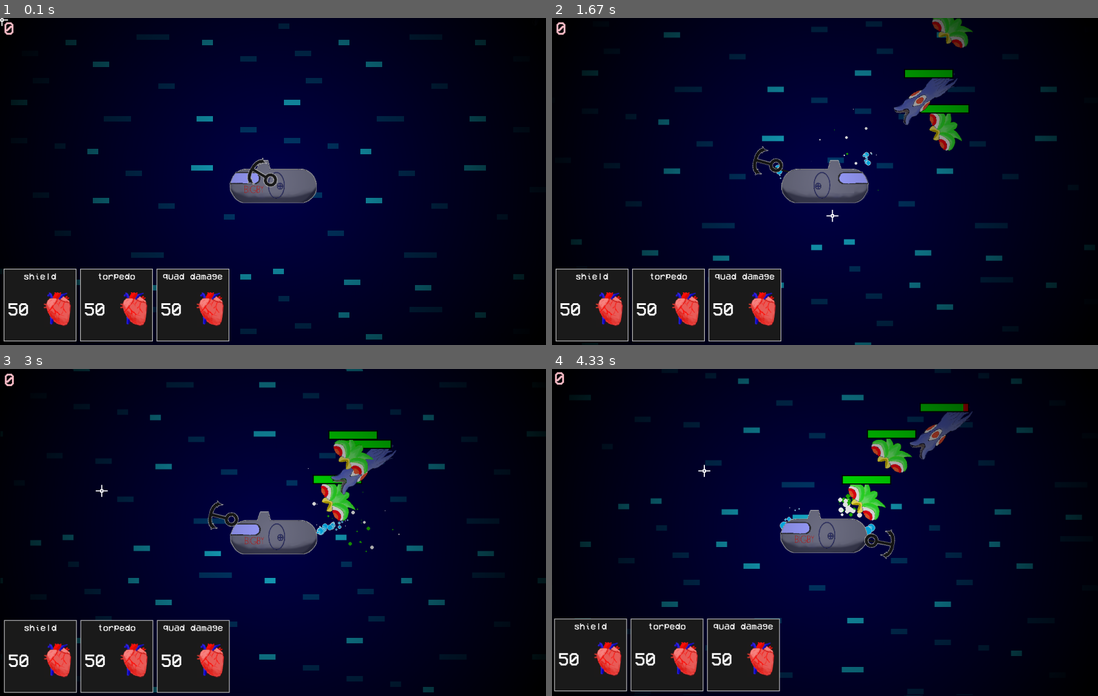
Above: before the commit, frames 1-4 (two rows, left to right).
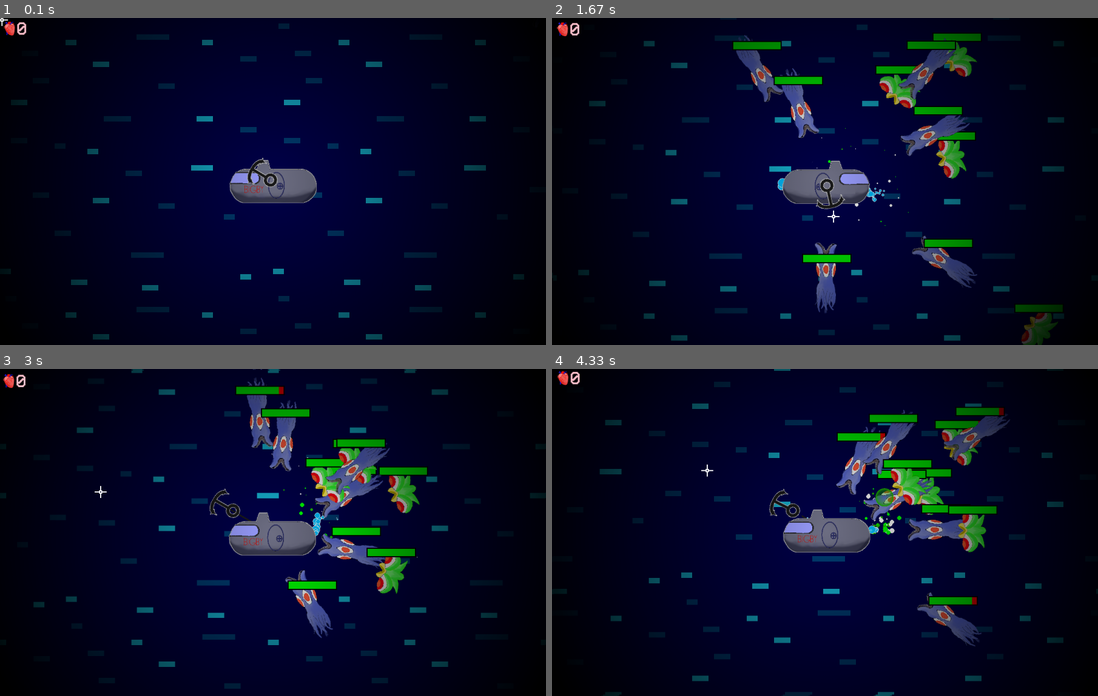
Above: after the commit, the same moments.

Repository: CurryMan1/Pygame-Halloween-GameJam-2023
Game: pygame game, started from main.py
The game is run twice, just before and just after one commit, with the same random seed, the same clock (stepped at 60 frames per second) and the same inputs.
Inputs (mouse positions are in pixels of both pictures, inside the frame that each line leads up to):
- Up to frame 1 (0.1 s): no input
- Up to frame 2 (1.67 s): press the mouse at (693, 184) at 0.37 s; move the mouse to (786, 217) at 0.47 s; release the mouse at (879, 253) at 0.6 s; hold Tab 0.67-1.13 s; click (655, 132) at 0.75 s; press the mouse at (693, 184) at 1.2 s; move the mouse to (748, 224) at 1.3 s; release the mouse at (797, 266) at 1.43 s; tap Space at 1.57 s; click (830, 217) at 1.58 s
- Up to frame 3 (3 s): tap Space at 1.87, 2.07, 2.4, 2.7, 2.9 s; click (196, 463) at 2.08 s; click (65, 460) at 2.42 s; click (103, 489) at 2.92 s
- Up to frame 4 (4.33 s): tap Space at 3.2, 3.47, 3.8, 4.1, 4.23 s; click (846, 519) at 3.48 s; click (1021, 607) at 3.82 s; click (704, 470) at 4.25 s

The runs differ from the first frame. In frame 1, 9.0% of the frame differs, in the area x 0-42%, y 1-99%; in frame 2, 21%; in frame 3, 20%; in frame 4, 22%, in the area x 0-97%, y 0-100%.

Commit message:
TORPEDO DONE!!!!!!

Diff:
--- a/entities.py
+++ b/entities.py
@@ -14,16 +14,19 @@
         self.hp = max_hp
 
     def draw(self, surf, center):
-        border = pygame.surface.Surface((self.WIDTH + self.BORDER * 2, self.HEIGHT + self.BORDER * 2))
-        border.fill(BLACK)
-        redbar = pygame.surface.Surface((self.WIDTH, self.HEIGHT))
-        redbar.fill(RED)
-        greenbar = pygame.surface.Surface((self.WIDTH * (self.hp / self.max_hp), self.HEIGHT))
-        greenbar.fill(GREEN)
-
-        redbar.blit(greenbar, (0, 0))
-        border.blit(redbar, (self.BORDER, self.BORDER))
-        surf.blit(border, (center[0] - self.WIDTH / 2, center[1]-70))
+        try:
+            border = pygame.surface.Surface((self.WIDTH + self.BORDER * 2, self.HEIGHT + self.BORDER * 2))
+            border.fill(BLACK)
+            redbar = pygame.surface.Surface((self.WIDTH, self.HEIGHT))
+            redbar.fill(RED)
+            greenbar = pygame.surface.Surface((self.WIDTH * (self.hp / self.max_hp), self.HEIGHT))
+            greenbar.fill(GREEN)
+
+            redbar.blit(greenbar, (0, 0))
+            border.blit(redbar, (self.BORDER, self.BORDER))
+            surf.blit(border, (center[0] - self.WIDTH / 2, center[1]-70))
+        except pygame.error:
+            pass #this means that health < 0 so next frame the enemy will be deleted
 
 class Entity(pygame.sprite.Sprite):
     def __init__(self, x: int, y: int, image: pygame.surface.Surface):
@@ -117,38 +120,52 @@
 class Anchor(Entity):
     SPEED = 30
 
-    def __init__(self, x: int, y: int, image: pygame.surface.Surface):
-        super().__init__(x, y, image)
+    def __init__(self, x: int, y: int, images: list):
+        self.images = images
+        super().__init__(x, y, self.images[0])
         self.og_img = self.image
         self.mask = pygame.mask.from_surface(self.image)
         self.x_vel, self.y_vel = 0, 0
         self.angle = 0
 
         self.mode = 'still'
+        self.torpedo_enabled = False
 
     def update(self, player_x_vel, player_y_vel, mouse_pos):
-        if self.mode in ('still', 'return'):
-            if self.mode == 'still':
-                x, y = mouse_pos
-                pos = pygame.math.Vector2(x, y) - self.rect.center
-            else:
-                x, y = CENTER
-                pos = self.rect.center - pygame.math.Vector2(x, y)
-
+        if not self.torpedo_enabled:
+            self.og_img = self.images[0]
+
+            if self.mode in ('still', 'return'):
+                if self.mode == 'still':
+                    x, y = mouse_pos
+                    pos = pygame.math.Vector2(x, y) - self.rect.center
+                else:
+                    x, y = CENTER
+                    pos = self.rect.center - pygame.math.Vector2(x, y)
+
+                self.angle = pos.angle_to((0, 0))
+                self.image = pygame.transform.rotate(self.og_img, self.angle - 90)
+                self.rect = self.image.get_rect(center=self.rect.center)
+                self.mask = pygame.mask.from_surface(self.image)
+
+                #vel
+                self.x_vel, self.y_vel = calculate_kb((x, y), self.rect.center, self.SPEED)
+
+            elif calculate_hypot(CENTER, self.rect.center) >= 400: #checks if length of wire is over 400
+                self.mode = 'return'
+
+            if self.mode != 'still':
+                self.rect.x += self.x_vel+player_x_vel
+                self.rect.y += self.y_vel+player_y_vel
+        else:
+            self.og_img = self.images[1]
+
+            x, y = mouse_pos
+            pos = pygame.math.Vector2(x, y) - self.rect.center
             self.angle = pos.angle_to((0, 0))
             self.image = pygame.transform.rotate(self.og_img, self.angle - 90)
             self.rect = self.image.get_rect(center=self.rect.center)
             self.mask = pygame.mask.from_surface(self.image)
-
-            #vel
-            self.x_vel, self.y_vel = calculate_kb((x, y), self.rect.center, self.SPEED)
-
-        elif calculate_hypot(CENTER, self.rect.center) >= 400: #checks if length of wire is over 400
-            self.mode = 'return'
-
-        if self.mode != 'still':
-            self.rect.x += self.x_vel+player_x_vel
-            self.rect.y += self.y_vel+player_y_vel
 
     def get_bound(self, bound=0):
         return self.rect.top < 0 or\
@@ -198,8 +215,8 @@
         #rotate towards player
         x, y = CENTER
         pos = pygame.math.Vector2(x, y) - self.rect.center
-        self.angle = pos.angle_to((0, 0))
-        self.image = pygame.transform.rotate(self.og_img, self.angle-90)
+        self.angle = pos.angle_to((0, 0))-90
+        self.image = pygame.transform.rotate(self.og_img, self.angle)
         self.rect = self.image.get_rect(center=self.rect.center)
         self.mask = pygame.mask.from_surface(self.image)
 
@@ -259,13 +276,14 @@
 
         return super().update(player_x_vel, player_y_vel)
 
-class PlasmaBall(Entity):
+class Projectile(Entity):
     BOUND = 3000
     KB = 7
     DAMAGE = 10
 
-    def __init__(self, x: int, y: int, x_vel: float, y_vel: float, image: pygame.surface.Surface = None):
+    def __init__(self, x: int, y: int, x_vel: float, y_vel: float, image: pygame.surface.Surface, tag: str=None):
         super().__init__(x, y, image)
+        self.tag = tag
         self.mask = pygame.mask.from_surface(self.image)
         self.x_vel, self.y_vel = x_vel, y_vel
         self.speed = x_vel+y_vel
--- a/main.py
+++ b/main.py
@@ -10,9 +10,9 @@
 pygame.mouse.set_visible(False)
 
 #theme
-pygame.mixer.music.set_volume(0.1)
-pygame.mixer.music.load('assets/sound/theme.wav')
-pygame.mixer.music.play(-1)
+# pygame.mixer.music.set_volume(0.1)
+# pygame.mixer.music.load('assets/sound/theme.wav')
+# pygame.mixer.music.play(-1)
 
 FPS = 60
 CLOCK = pygame.time.Clock()
@@ -25,7 +25,7 @@
     def __init__(self):
         #main sprites
         self.player = Player(*CENTER, load_imgs('sub', True, 0.6), load_img('shield.png', True, 0.6))
-        self.anchor = Anchor(*CENTER, load_img('anchor.png', True, 0.25))
+        self.anchor = Anchor(*CENTER, [load_img('anchor.png', True, 0.25), load_img('torpedo.png', True, 0.6)])
 
         #group
         self.enemy_group = []
@@ -34,9 +34,11 @@
         self.upgrade_button_group = []
         self.bg_tile_group = []
 
-        #particles
+        #effects
         #[pos, velocity, timer, speed, colour]
         self.particles = []
+        #[text, opacity, x, y]
+        self.splash_texts = []
 
         #bg
         self.bg = load_img('ocean.png', False, 15)
@@ -74,8 +76,9 @@
 
     def main(self):
         clicked = False
-
-        for i in range(3):
+        can_shoot_torpedo = False
+
+        for i in range(10):
             e = random.choice([Enemy(self.squid_imgs), PlasmaEnemy([self.plasmaenemy_img])])
             self.enemy_group.append(e)
 
@@ -88,18 +91,24 @@
             mouse_btns = pygame.mouse.get_pressed()
             keys = pygame.key.get_pressed()
 
-            #throw anchor?
+            #throw anchor/torpedo?
             if mouse_btns[0]:
                 if not clicked:
-                    if self.anchor.mode == 'still':
-                        self.anchor.mode = 'away'
-                        self.anchor.x_vel, self.anchor.y_vel = calculate_kb(mouse_pos, self.anchor.rect.center,
-                                                                            self.anchor.SPEED)
-                    elif self.anchor.mode == 'away':
-                        self.anchor.mode = 'return'
+                    if not self.anchor.torpedo_enabled:
+                        if self.anchor.mode == 'still':
+                            self.anchor.mode = 'away'
+                            self.anchor.x_vel, self.anchor.y_vel = calculate_kb(mouse_pos, CENTER,
+                                                                                self.anchor.SPEED)
+                        elif self.anchor.mode == 'away':
+                            self.anchor.mode = 'return'
+                    else:
+                        torpedo = Projectile(*CENTER, *calculate_kb(mouse_pos, CENTER, self.anchor.SPEED), self.anchor.image, 'torpedo')
+                        self.projectile_group.append(torpedo)
+                        self.anchor.torpedo_enabled = False
                 clicked = True
             else:
                 clicked = False
+
 
             if keys[pygame.K_SPACE] or mouse_btns[2]:
                 if not self.player.on_cooldown:
@@ -145,17 +154,16 @@
                 if particle[5] == 'bubble':
                     #outline
                     pygame.draw.circle(DISPLAY, WHITE, particle[0], particle[2] + 1)
+
+                elif particle[5] == 'torpedo':
+                    collision_rect = pygame.rect.Rect(particle[0][0]-particle[2], particle[0][1]-particle[2], particle[2]*2, particle[2]*2)
+                    for enemy in collision_rect.collideobjectsall(self.enemy_group):
+                        enemy.hit(100)
+
                 #main particle
                 pygame.draw.circle(DISPLAY, particle[4], particle[0], particle[2])
                 if particle[2] <= 0:
                     self.particles.remove(particle)
-
-
-            #projectile_group
-            for projectile in self.projectile_group:
-                if projectile.update(player_x_vel, player_y_vel):
-                    self.projectile_group.remove(projectile)
-                projectile.draw(DISPLAY)
 
             #heart_group
             for heart in self.heart_group:
@@ -174,7 +182,7 @@
                     self.add_hearts(enemy.rect.center, random.randint(2, 6))
                 if hasattr(enemy, 'last_shot'):
                     if enemy.last_shot == enemy.SHOOTING_DELAY:
-                        pball = PlasmaBall(*enemy.rect.center, *calculate_kb(CENTER, enemy.rect.center, enemy.SHOOTING_SPEED), self.plasmaball_img)
+                        pball = Projectile(*enemy.rect.center, *calculate_kb(CENTER, enemy.rect.center, enemy.SHOOTING_SPEED), self.plasmaball_img, 'plasmaball')
                         self.projectile_group.append(pball)
                         enemy.last_shot = 0
                 enemy.draw(DISPLAY)
@@ -189,21 +197,44 @@
             self.anchor.update(player_x_vel, player_y_vel, mouse_pos)
             self.anchor.draw(DISPLAY)
 
+            #projectile_group
+            for projectile in self.projectile_group:
+                if projectile.update(player_x_vel, player_y_vel):
+                    self.projectile_group.remove(projectile)
+                projectile.draw(DISPLAY)
+
             #overlay
             DISPLAY.blit(self.overlay, (0, 0))
 
             #UI
-            #hearts
-            draw_text(str(self.hearts), PIXEL_FONT, 'pink', 10, 5, 50, DISPLAY)
+            #no_of_hearts
+            DISPLAY.blit(self.heart_img, (10, 10))
+            draw_text(str(self.hearts), PIXEL_FONT, 'pink', self.heart_img.get_width()+10, 5, 50, DISPLAY)
 
             #buttons
             #upgrade buttons
-            for button in self.upgrade_button_group:
-                if button.is_clicked(DISPLAY):
-                    #if self.hearts > button.price:
-                    if button.text == 'shield':
-                        if not self.player.shield.enabled:
-                            self.player.shield.toggle()
+            if keys[pygame.K_TAB]:
+                for button in self.upgrade_button_group:
+                    if button.is_clicked(DISPLAY):
+                        self.splash_texts.append([f'-{button.price}', 256, *mouse_pos, RED])
+                        #if self.hearts > button.price:
+                        if button.text == 'shield':
+                            if not self.player.shield.enabled:
+                                self.player.shield.toggle()
+                        elif button.text == 'torpedo':
+                            self.anchor.torpedo_enabled = True
+                            self.anchor.mode = 'still'
+                            self.anchor.x_vel, self.anchor.y_vel = 0,0
+
+            #splash_texts
+            for sp_text in self.splash_texts:
+                text, opacity, x, y, colour = sp_text
+                sp_text[1] -= 10
+
+                draw_text(text, PIXEL_FONT, colour, x, y, 50, DISPLAY, True, opacity)
+                if opacity <= 0:
+                    self.splash_texts.remove(sp_text)
+
 
             #crosshair
             DISPLAY.blit(self.crosshair, (mouse_pos[0] - self.crosshair.get_width() / 2, mouse_pos[1] - self.crosshair.get_height() / 2))
@@ -218,7 +249,8 @@
             if self.anchor.mode == 'away':
                 #anchor-projectile_group
                 for projectile in pygame.sprite.spritecollide(self.anchor, self.projectile_group, False, pygame.sprite.collide_mask):
-                    projectile.x_vel, projectile.y_vel = calculate_kb(projectile.rect.center, self.anchor.rect.center, projectile.speed)
+                    if projectile.tag != 'torpedo':
+                        projectile.x_vel, projectile.y_vel = calculate_kb(projectile.rect.center, self.anchor.rect.center, projectile.speed)
             if self.anchor.mode != 'still':
                 #anchor-enemy_group
                 for enemy in pygame.sprite.spritecollide(self.anchor, self.enemy_group, False, pygame.sprite.collide_mask):
@@ -230,7 +262,19 @@
             #anchor-heart
             for heart in pygame.sprite.spritecollide(self.anchor, self.heart_group, False, pygame.sprite.collide_mask):
                 self.heart_group.remove(heart)
+                self.splash_texts.append(['+1', 256, *heart.rect.center, GREEN])
                 self.hearts += 1
+
+            #projectile_group-enemy_group
+            collided_projectiles = pygame.sprite.groupcollide(self.projectile_group, self.enemy_group, False, False,
+                                                              pygame.sprite.collide_mask)
+            for projectile in collided_projectiles.keys():
+                if projectile.tag == 'torpedo':
+                    self.projectile_group.remove(projectile)
+                    enemies = collided_projectiles[projectile]
+                    for enemy in enemies:
+                        enemy.hit(100)
+                    self.add_particles(enemies[0].rect.center, 50, 25, 20, 0.5, [RED, ORANGE, YELLOW], 'torpedo')
 
             #player-enemy_group
             for enemy in pygame.sprite.spritecollide(self.player, self.enemy_group, False, pygame.sprite.collide_mask):
@@ -240,13 +284,15 @@
 
             #player-projectile_group
             for projectile in pygame.sprite.spritecollide(self.player, self.projectile_group, False, pygame.sprite.collide_mask):
-                self.projectile_group.remove(projectile)
-                self.hit_player(projectile)
-                self.add_particles(projectile.rect.center, 30, 10, 70, 0.15, [PLASMA_GREEN, WHITE], 'plasma')
+                if projectile.tag != 'torpedo':
+                    self.projectile_group.remove(projectile)
+                    self.hit_player(projectile)
+                    self.add_particles(projectile.rect.center, 30, 10, 70, 0.15, [PLASMA_GREEN, GREEN, WHITE], 'plasma')
 
             #player-heart
             for heart in pygame.sprite.spritecollide(self.player, self.heart_group, False, pygame.sprite.collide_mask):
                 self.heart_group.remove(heart)
+                self.splash_texts.append(['+1', 256, *heart.rect.center, GREEN])
                 self.hearts += 1
 
             if self.player.shield.enabled:
--- a/ui.py
+++ b/ui.py
@@ -53,13 +53,13 @@
         image = get_box(200, 200, 2, DARK_GREY, LIGHT_GREY)
         super().__init__(x, y, text=text, text_size=25, text_colour=WHITE, image=image, draw_text=False)
         self.price = price
-        self.heart_img = load_img('heart.png', True, 1.2)
+        self.heart_img = load_img('heart.png', True)
 
     def is_clicked(self, surf):
         clicked = super().is_clicked(surf)
         draw_text(self.text, PIXEL_FONT, self.text_colour, self.rect.centerx, self.rect.top+20, self.text_size, surf, True)
-        draw_text(str(self.price), PIXEL_FONT, self.text_colour, self.rect.left+40, self.rect.centery+10, 50, surf, True)
+        draw_text(str(self.price), PIXEL_FONT, self.text_colour, self.rect.centerx-32, self.rect.centery+10, 50, surf, True)
 
-        surf.blit(self.heart_img, (self.rect.centerx+10, self.rect.centery-35))
+        surf.blit(self.heart_img, (self.rect.centerx+30, self.rect.centery-25))
 
         return clicked
--- a/utils.py
+++ b/utils.py
@@ -15,6 +15,8 @@
 PLASMA_GREEN = (33, 187, 0)
 GREEN = (0, 255, 0)
 RED = (255, 0, 0)
+ORANGE = (255, 115, 59)
+YELLOW = (255, 255, 0)
 DARK_GREY = (28, 28, 28)
 LIGHT_GREY = (188, 188, 188)
 BLACK = (0, 0, 0)
Binary file removed: assets/img/Torpedo.png
Binary file added: assets/img/torpedo.png
